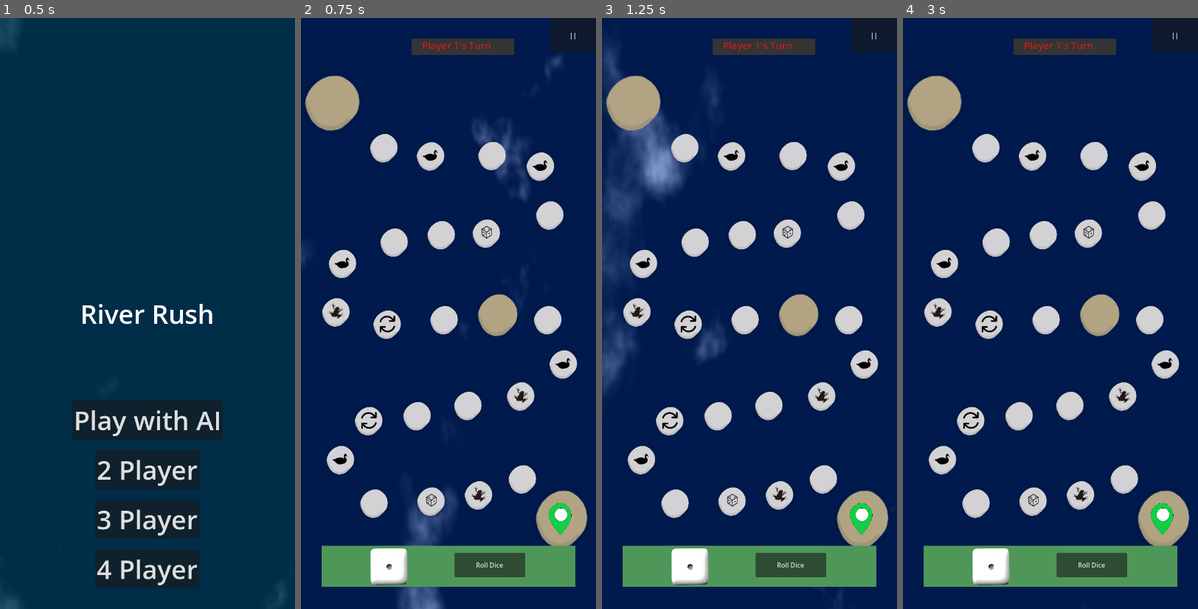
Above: before the commit, frames 1-4 (left to right).
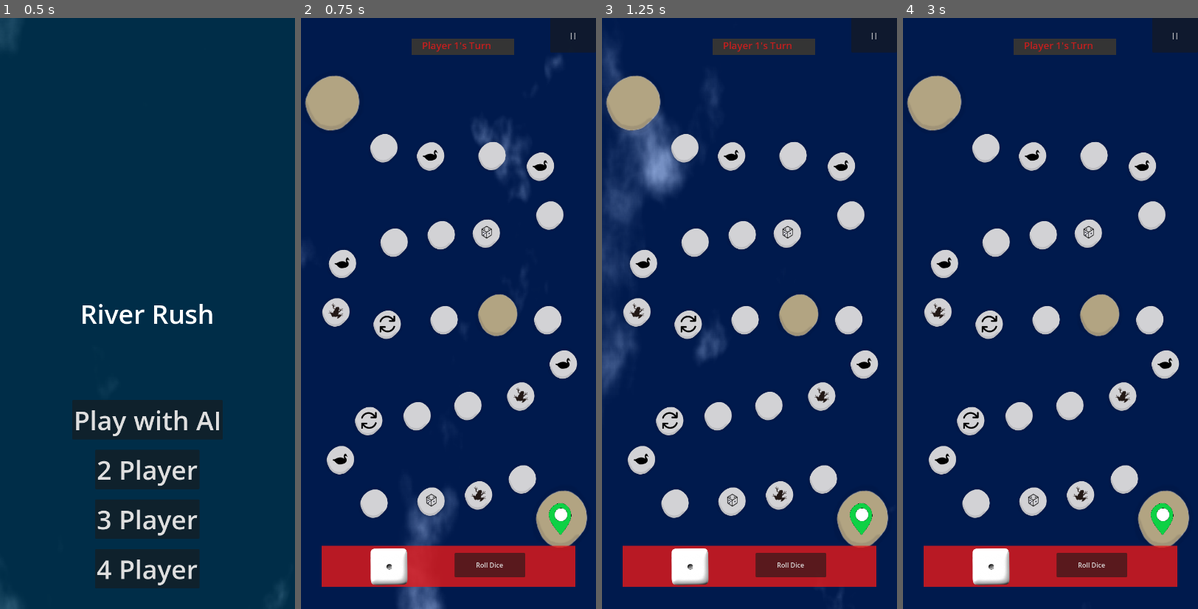
Above: after the commit, the same moments.

Repository: dcryptoniun/RiverRush-Mobile
Game: Godot game, scene res://scenes/main_menu.tscn
Same seed, same stepped clock (60 frames per second), same inputs: the game is played once before the commit and once after it. The engine's default icon, where the game draws it, is replaced by a stand-in: a white triangle on a blue panel in a dark square.
Inputs:
- Up to frame 1 (0.5 s): no input
- Up to frame 2 (0.75 s): click "Play with AI" at 0.5 s
- Up to frame 3 (1.25 s): no input
- Up to frame 4 (3 s): click "Roll Dice" at 1.25 s; click "||" at 2 s; click "Restart" at 2.75 s

Frame 1 is identical in both runs. In frame 2, 5.3% of the frame differs, in the area x 7-93%, y 89-97%; in frame 3, 5.3%; in frame 4, 5.3%.

Commit message:
refactor(game_board): rename ColorRect to DiceBG and update player colors
Rename the ColorRect node to DiceBG for better clarity and consistency. Update player colors to ensure correct player order and add dice background color updates to reflect the current player's turn.

Diff:
--- a/scenes/game_board.tscn
+++ b/scenes/game_board.tscn
@@ -258,7 +258,8 @@
 layout_mode = 2
 size_flags_vertical = 8
 
-[node name="ColorRect" type="ColorRect" parent="MarginContainer/DiceContainer"]
+[node name="DiceBG" type="ColorRect" parent="MarginContainer/DiceContainer"]
+unique_name_in_owner = true
 custom_minimum_size = Vector2(20, 100)
 layout_mode = 2
 offset_top = -104.0
--- a/scripts/game_board.gd
+++ b/scripts/game_board.gd
@@ -19,8 +19,8 @@
 # Variables for multiple players
 var player_colors = [
 	Color(0.9, 0.1, 0.1, 0.8),  # Red (Player 1)
-	Color(0.1, 0.1, 0.9, 0.8),  # Blue (Player 2)
-	Color(0.1, 0.9, 0.1, 0.8),  # Green (Player 3)
+	Color(0.1, 0.9, 0.1, 0.8),  # Green (Player 2)
+	Color(0.1, 0.1, 0.9, 0.8),  # Blue (Player 3)
 	Color(0.9, 0.9, 0.1, 0.8)   # Yellow (Player 4)
 ]
 var player_count = 2  # Default player count if not specified
@@ -32,6 +32,7 @@
 var player_tweens = []  # Array to store tweens for each player
 var current_player_index = 0  # Index of the current player
 var player_turn_label = null  # Label to display current player's turn
+var dice_bg = null  # Reference to the dice background ColorRect
 var player_textures = []  # Array to store player textures
 
 # AI player variables
@@ -276,12 +277,17 @@
 	# Load player textures
 	_load_player_textures()
 
-	# Get reference to the player turn label in the scene
+	# Get reference to the player turn label and dice background in the scene
 	player_turn_label = %PlayerTurnLabel
+	dice_bg = get_node_or_null("MarginContainer/DiceContainer/DiceBG")
 
 	# Set initial text and color for player 1
 	player_turn_label.text = "Player 1's Turn"
 	player_turn_label.add_theme_color_override("font_color", player_colors[0])
+
+	# Set initial dice background color for player 1
+	if dice_bg:
+		dice_bg.color = player_colors[0]
 
 	# Initialize arrays
 	player_sprites = []
@@ -374,9 +380,13 @@
 
 	print("Player ", current_player_index + 1, " moving to position ", position, " (path offset: ", target_offset, ")")
 
-	# Update the player turn label
+	# Update the player turn label and dice background
 	player_turn_label.text = "Player " + str(current_player_index + 1) + "'s Turn"
 	player_turn_label.add_theme_color_override("font_color", player_colors[current_player_index])
+
+	# Update dice background color
+	if dice_bg:
+		dice_bg.color = player_colors[current_player_index]
 
 # Function to update a specific player's visual position without changing the current player's turn
 func update_player_position_by_index(player_idx):
@@ -596,9 +606,13 @@
 	current_player_index = (current_player_index + 1) % player_count
 	print("Now it's Player ", current_player_index + 1, "'s turn")
 
-	# Update the player turn label
+	# Update the player turn label and dice background
 	player_turn_label.text = "Player " + str(current_player_index + 1) + "'s Turn"
 	player_turn_label.add_theme_color_override("font_color", player_colors[current_player_index])
+
+	# Update dice background color
+	if dice_bg:
+		dice_bg.color = player_colors[current_player_index]
 
 	# Check if it's AI player's turn (player 2 is index 1)
 	if ai_enabled and current_player_index == 1:
@@ -697,9 +711,13 @@
 		current_player_index = (current_player_index + 1) % player_count
 		print("Now it's Player ", current_player_index + 1, "'s turn")
 
-		# Update the player turn label
+		# Update the player turn label and dice background
 		player_turn_label.text = "Player " + str(current_player_index + 1) + "'s Turn"
 		player_turn_label.add_theme_color_override("font_color", player_colors[current_player_index])
+
+		# Update dice background color
+		if dice_bg:
+			dice_bg.color = player_colors[current_player_index]
 
 		# Check if it's AI player's turn (player 2 is index 1)
 		if ai_enabled and current_player_index == 1:
